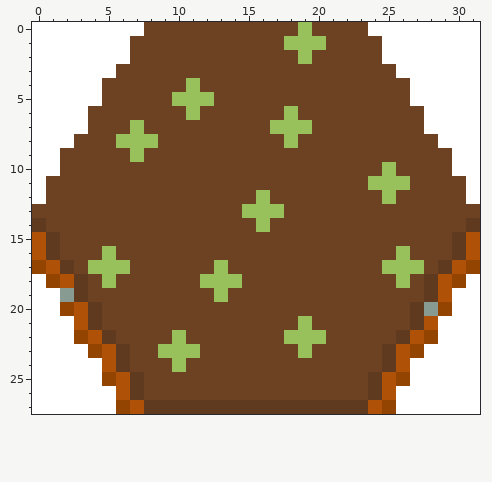
One commit to this pixel-art sprite: Images/TileSets/FantasyHex/Tiles/Lowlands.png. The first picture shows the starting point.
The file is 32x28 pixels.
After:
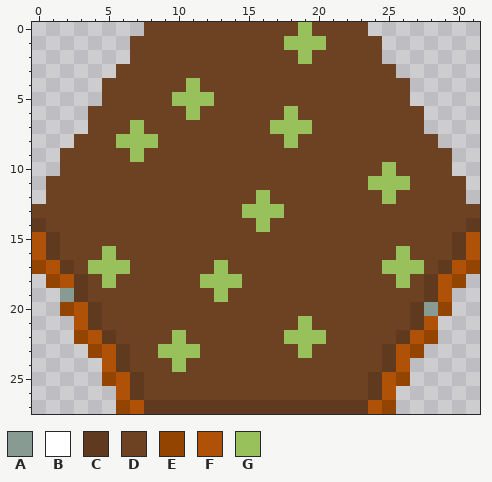
Palette (. is transparent): A #889b93  B #ffffff  C #5f3a1f  D #6d4222  E #924400  F #b05108  G #98c05b
Changes in this commit:
@@ x 0..31 @@
- 0 BBBBBBBBDDDDDDDDDDDGDDDDBBBBBBBB
- 1 BBBBBBBDDDDDDDDDDDGGGDDDDBBBBBBB
- 2 BBBBBBBDDDDDDDDDDDDGDDDDDBBBBBBB
- 3 BBBBBBDDDDDDDDDDDDDDDDDDDDBBBBBB
- 4 BBBBBDDDDDDGDDDDDDDDDDDDDDDBBBBB
- 5 BBBBBDDDDDGGGDDDDDDDDDDDDDDBBBBB
- 6 BBBBDDDDDDDGDDDDDDGDDDDDDDDDBBBB
- 7 BBBBDDDGDDDDDDDDDGGGDDDDDDDDBBBB
- 8 BBBDDDGGGDDDDDDDDDGDDDDDDDDDDBBB
- 9 BBDDDDDGDDDDDDDDDDDDDDDDDDDDDDBB
-10 BBDDDDDDDDDDDDDDDDDDDDDDDGDDDDBB
-11 BDDDDDDDDDDDDDDDDDDDDDDDGGGDDDDB
-12 BDDDDDDDDDDDDDDDGDDDDDDDDGDDDDDB
+ 0 ........DDDDDDDDDDDGDDDD........
+ 1 .......DDDDDDDDDDDGGGDDDD.......
+ 2 .......DDDDDDDDDDDDGDDDDD.......
+ 3 ......DDDDDDDDDDDDDDDDDDDD......
+ 4 .....DDDDDDGDDDDDDDDDDDDDDD.....
+ 5 .....DDDDDGGGDDDDDDDDDDDDDD.....
+ 6 ....DDDDDDDGDDDDDDGDDDDDDDDD....
+ 7 ....DDDGDDDDDDDDDGGGDDDDDDDD....
+ 8 ...DDDGGGDDDDDDDDDGDDDDDDDDDD...
+ 9 ..DDDDDGDDDDDDDDDDDDDDDDDDDDDD..
+10 ..DDDDDDDDDDDDDDDDDDDDDDDGDDDD..
+11 .DDDDDDDDDDDDDDDDDDDDDDDGGGDDDD.
+12 .DDDDDDDDDDDDDDDGDDDDDDDDGDDDDD.
 13 DDDDDDDDDDDDDDDGGGDDDDDDDDDDDDDD
@@ x 0..31 @@
 17 EFCDGGGDDDDDDGDDDDDDDDDDDGGGDCFE
-18 BEFCDGDDDDDDGGGDDDDDDDDDDDGDCFEB
-19 BBACDDDDDDDDDGDDDDDDDDDDDDDDCFBB
-20 BBEFCDDDDDDDDDDDDDDDDDDDDDDCAEBB
-21 BBBFCDDDDDDDDDDDDDDGDDDDDDDCFBBB
-22 BBBEFCDDDDGDDDDDDDGGGDDDDDCFEBBB
-23 BBBBEFCDDGGGDDDDDDDGDDDDDCFEBBBB
-24 BBBBBFCDDDGDDDDDDDDDDDDDDCFBBBBB
-25 BBBBBEFCDDDDDDDDDDDDDDDDCFEBBBBB
-26 BBBBBBFCDDDDDDDDDDDDDDDDCFBBBBBB
-27 BBBBBBEFCCCCCCCCCCCCCCCCFEBBBBBB
+18 .EFCDGDDDDDDGGGDDDDDDDDDDDGDCFE.
+19 ..ACDDDDDDDDDGDDDDDDDDDDDDDDCF..
+20 ..EFCDDDDDDDDDDDDDDDDDDDDDDCAE..
+21 ...FCDDDDDDDDDDDDDDGDDDDDDDCF...
+22 ...EFCDDDDGDDDDDDDGGGDDDDDCFE...
+23 ....EFCDDGGGDDDDDDDGDDDDDCFE....
+24 .....FCDDDGDDDDDDDDDDDDDDCF.....
+25 .....EFCDDDDDDDDDDDDDDDDCFE.....
+26 ......FCDDDDDDDDDDDDDDDDCF......
+27 ......EFCCCCCCCCCCCCCCCCFE......
